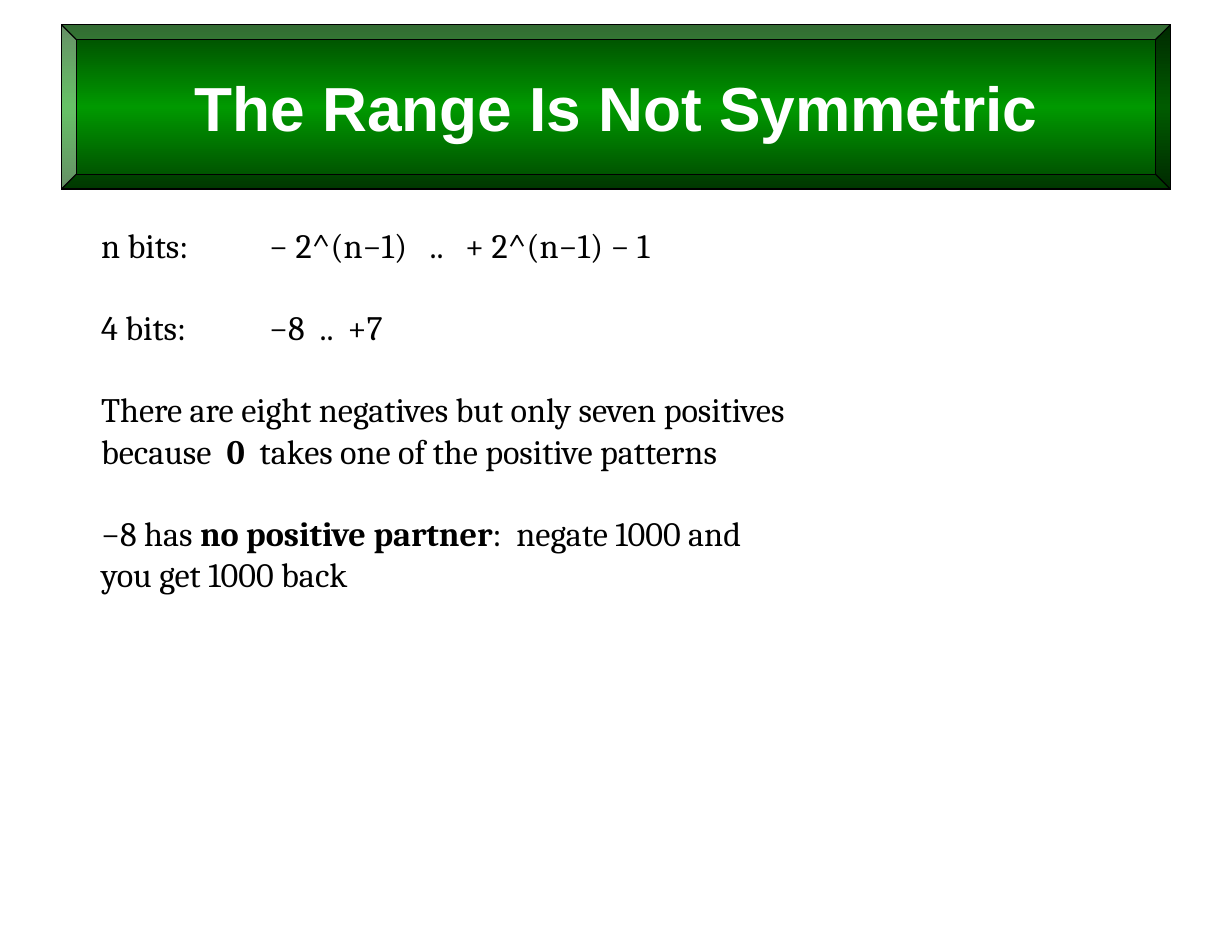
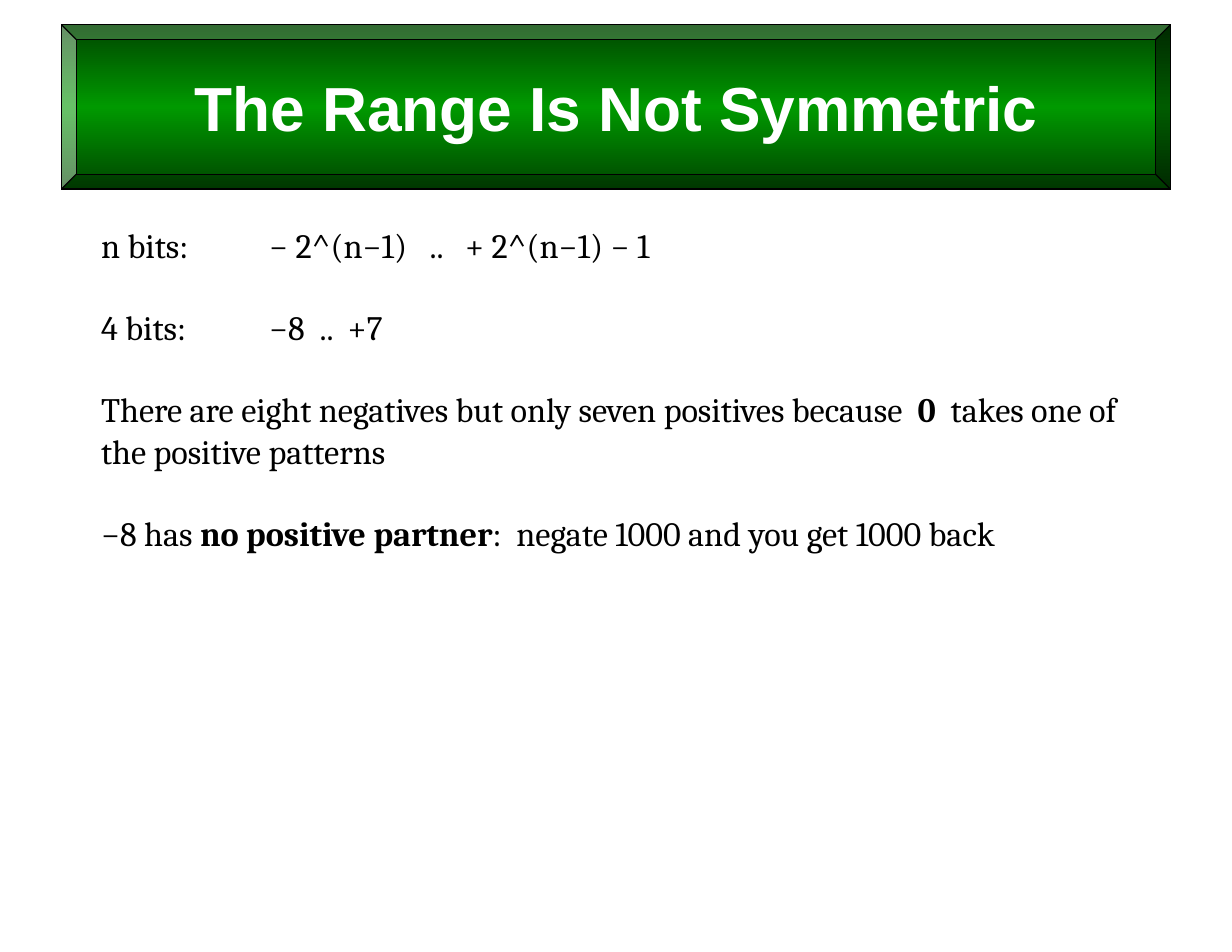
Before and after one commit to billswartz7/IntroToProgramming, a slide deck: slide 22 of Slides/L5_Variables.pptx. Drawn at 1232x952 pixels with LibreOffice and Linux fonts; fonts in the diff are those of the drawing. Boxes give left, top, right and bottom in pixels: in the first picture for what was removed or moved away, otherwise in the second. Text is boxed around its words. In the diff, an @@ line names an element or a change of style, - is before the commit and + after.

```diff
--- a/Slides/L5_Variables.pptx
+++ b/Slides/L5_Variables.pptx
@@ text at (101, 397, 1116, 553): text changed @@
-There are eight negatives but only seven positives
-because 0 takes one of the positive patterns
-−8 has no positive partner: negate 1000 and
-you get 1000 back
+There are eight negatives but only seven positives because 0 takes one of the positive patterns
+−8 has no positive partner: negate 1000 and you get 1000 back
```
Also in this commit, not shown: 7 other slides changed, 2 slides added, 13 other files.
